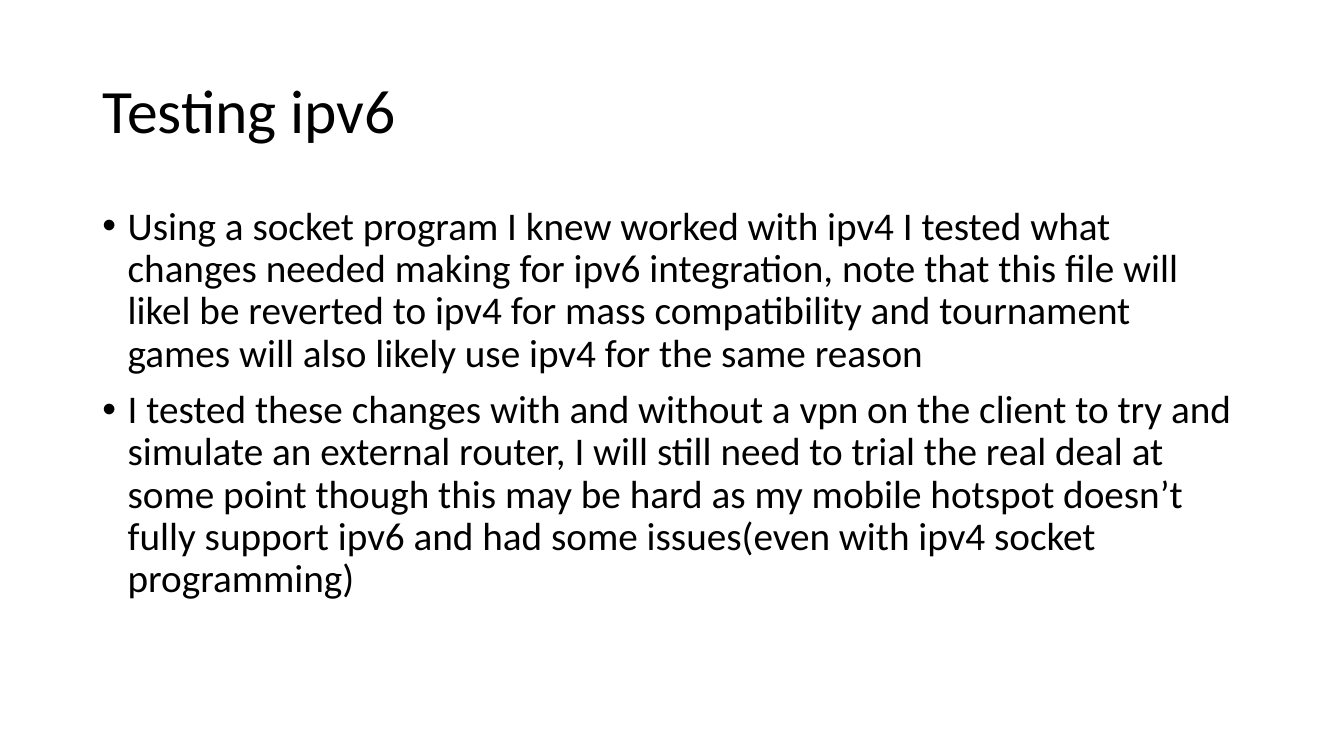
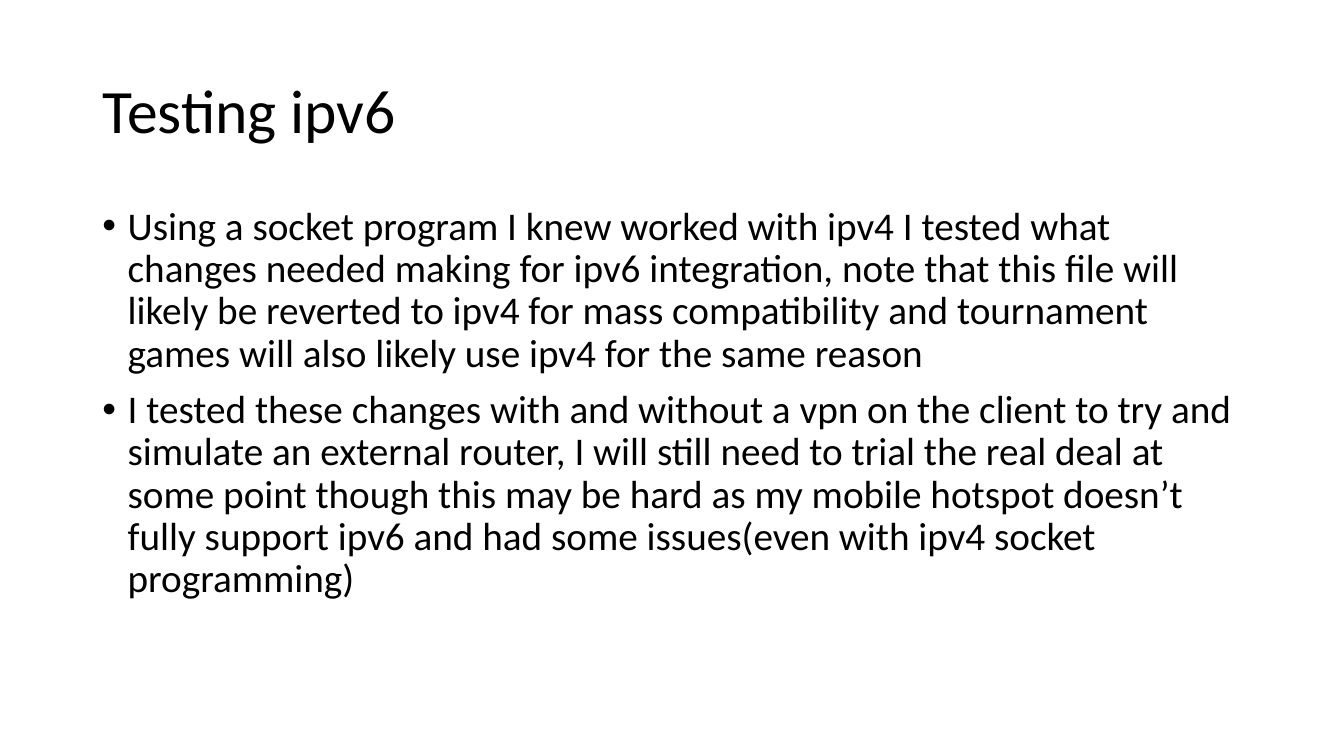
Before and after one commit to curtben1/actualCoursework, a slide deck: slide 13 of other/dev log.pptx. Drawn at 1344x756 pixels with LibreOffice and Linux fonts; fonts in the diff are those of the drawing. Boxes give left, top, right and bottom in pixels: in the first picture for what was removed or moved away, otherwise in the second. Text is boxed around its words. In the diff, an @@ line names an element or a change of style, - is before the commit and + after.

```diff
--- a/other/dev log.pptx
+++ b/other/dev log.pptx
@@ text at bbox=[128, 212, 1178, 374]: text changed @@
-• Using a socket program I knew worked with ipv4 I tested what changes needed making for ipv6 integration, note that this file will likel be reverted to ipv4 for mass compatibility and tournament games will also likely use ipv4 for the same reason
+• Using a socket program I knew worked with ipv4 I tested what changes needed making for ipv6 integration, note that this file will likely be reverted to ipv4 for mass compatibility and tournament games will also likely use ipv4 for the same reason
```
Also in this commit, not shown: 5 other slides changed, 5 other files.
